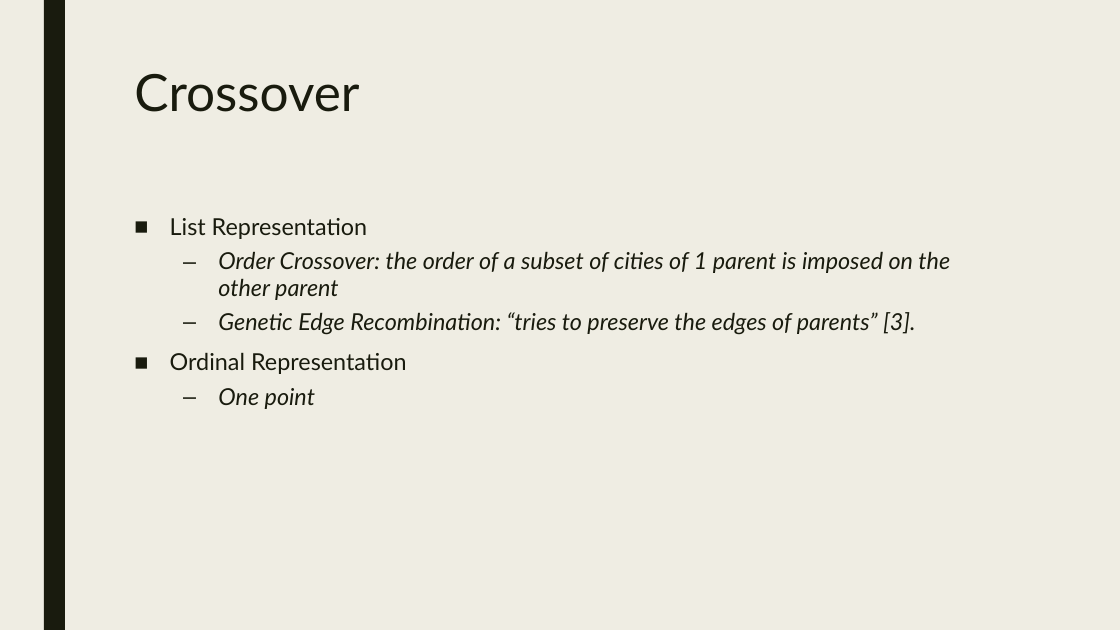
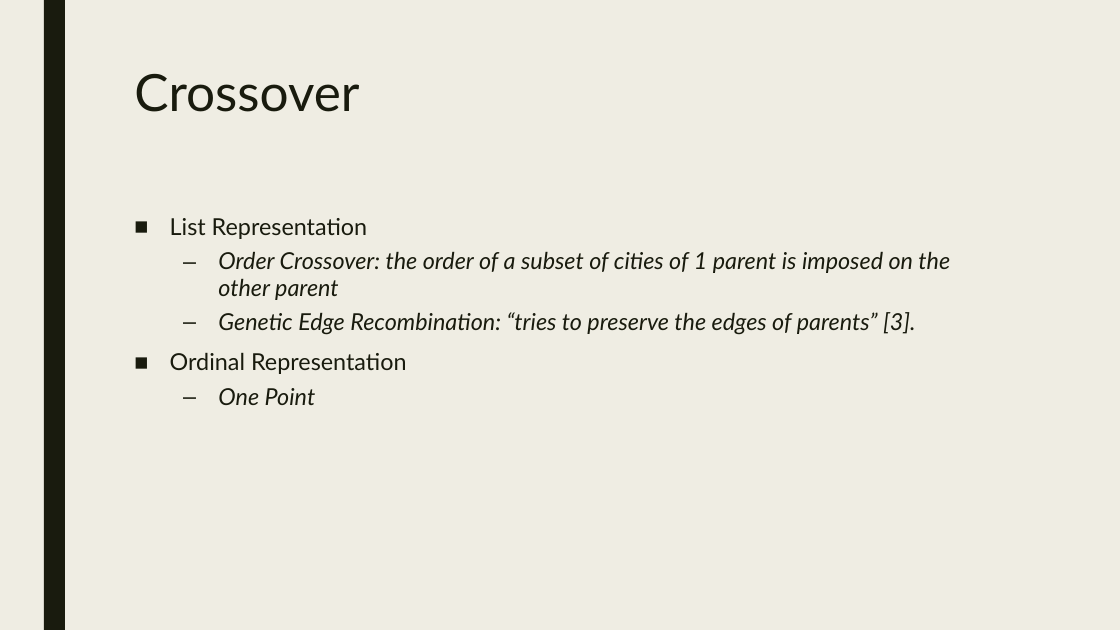
Before and after one commit to trevinofernando/TSP_GeneticAlgorithm, a slide deck: slide 4 of Presentation_Homework_2.pptx. Drawn at 1120x630 pixels with LibreOffice and Linux fonts; fonts in the diff are those of the drawing. Boxes give left, top, right and bottom in pixels: in the first picture for what was removed or moved away, otherwise in the second. Text is boxed around its words. In the diff, an @@ line names an element or a change of style, - is before the commit and + after.

```diff
--- a/Presentation_Homework_2.pptx
+++ b/Presentation_Homework_2.pptx
@@ text at <box>218,388,316,405</box>: text changed @@
-  – One point
+  – One Point
```
Also in this commit, not shown: 1 other file.
